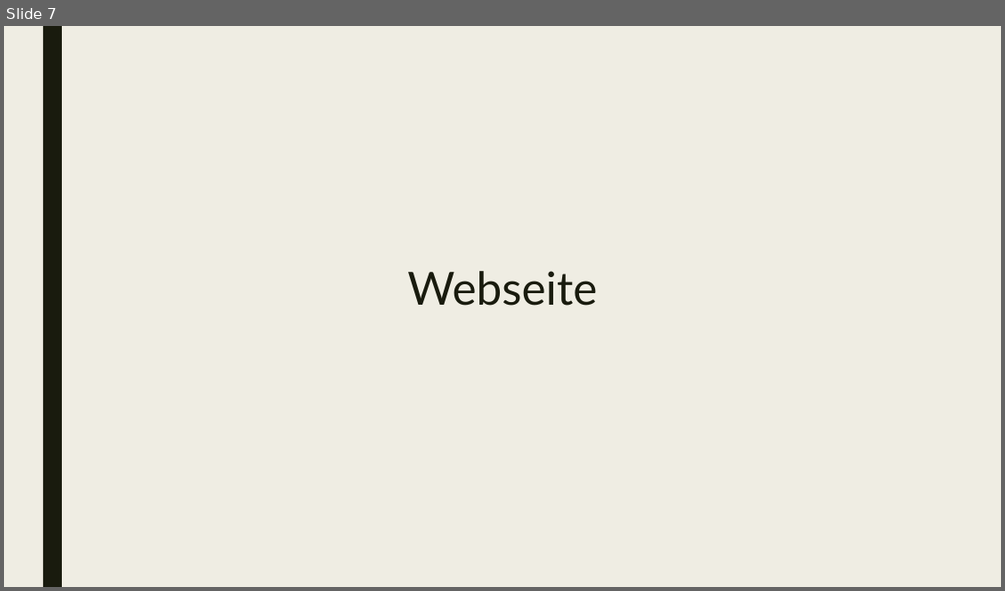
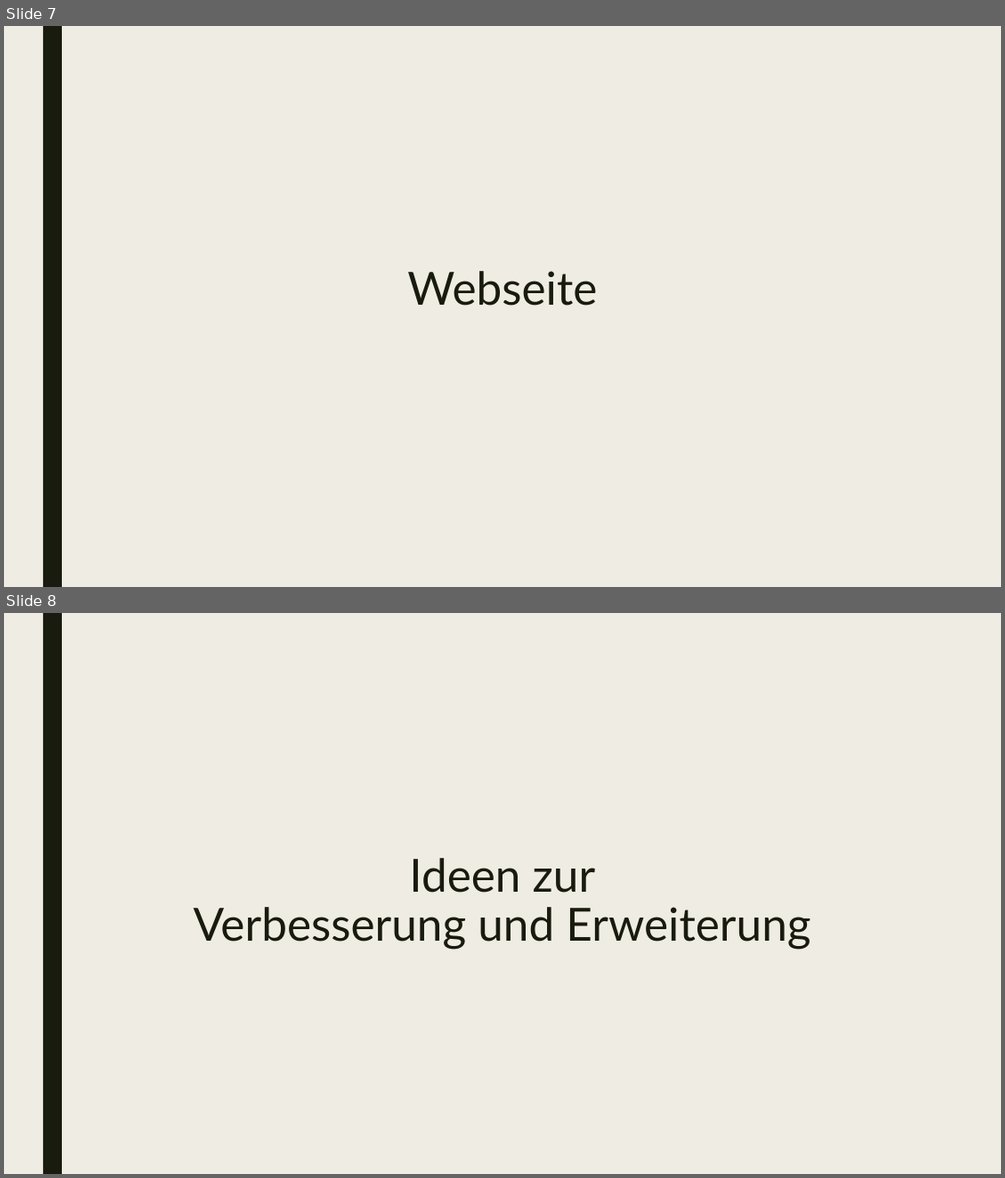
Before and after one commit to philippthuemler/WebEngineering_WordCounter, a slide deck: presentation_WordCounter.pptx. Shown one above the other, each under a label of ours: slide 7 before the commit, slides 7 and 8 after it. The pictures are 1005x591 and 1005x1178 pixels, drawn with LibreOffice and Linux fonts; fonts in the diff are those of the drawing. Boxes give left, top, right and bottom in pixels: in the first picture for what was removed or moved away, otherwise in the second. Text is boxed around its words. In the diff, an @@ line names an element or a change of style, - is before the commit and + after.

```diff
--- a/presentation_WordCounter.pptx
+++ b/presentation_WordCounter.pptx
@@ slide 8 added at [4,613,1001,1174], background #EFEDE3; not listed: 1 template element that a slide beside it also shows @@
@@ text added at [194,858,810,949], 44 pt, text #191B0E @@
+Ideen zur
+Verbesserung und Erweiterung
```
Also in this commit, not shown: 3 other slides added, 4 slides removed, 1 other file.
